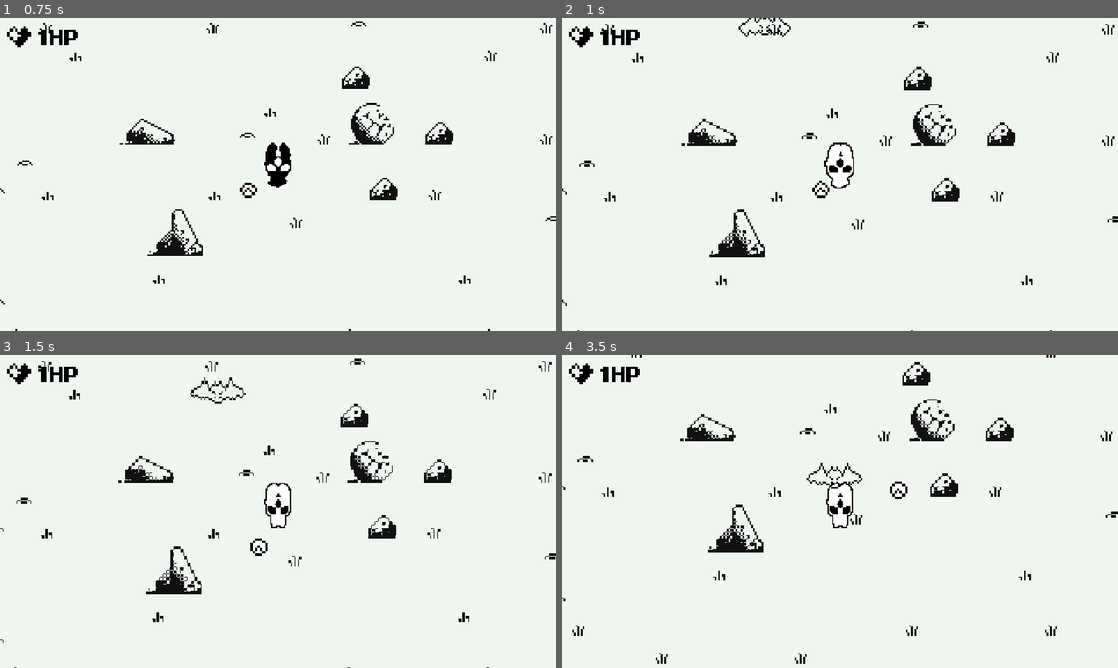
Above: before the commit, frames 1-4 (two rows, left to right).
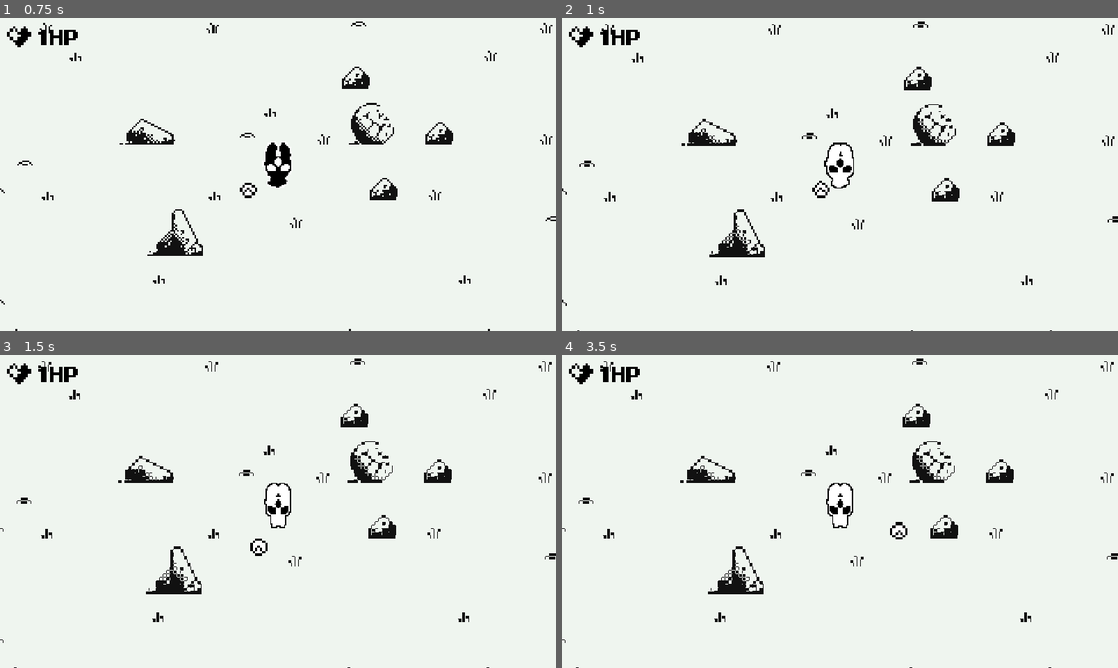
Above: after the commit, the same moments.

Repository: barssbekk/motherBaby
Game: Godot game, scene res://game.tscn
The game is run twice, just before and just after one commit, with the same random seed, the same clock (stepped at 60 frames per second) and the same inputs.
Inputs:
- Up to frame 1 (0.75 s): hold Right (arrow_right) from 0.53 s (still down)
- Up to frame 2 (1 s): keep holding Right (arrow_right)
- Up to frame 3 (1.5 s): release Right (arrow_right) at 1.28 s; hold Down (arrow_down) from 1.28 s (still down)
- Up to frame 4 (3.5 s): release Down (arrow_down) at 2.03 s; hold Right (arrow_right) 2.03-2.78 s; hold Up (arrow_up) from 2.78 s (still down)

Frame 1 is identical in both runs. In frame 2, 0.1% of the frame differs, in the area x 31-42%, y 0-6%; in frame 3, 0.1%; in frame 4, 4.4%, in the area x 0-100%, y 0-100%.

Commit message:
distance logic

Diff:
--- a/game.tscn
+++ b/game.tscn
@@ -278,6 +278,11 @@
 scale = Vector2(0.748071, 0.68852)
 zoom = Vector2(1.5, 1.5)
 
+[node name="Mob" parent="." instance=ExtResource("5_6v7r2")]
+z_index = 5
+position = Vector2(-79, -199)
+collision_mask = 2
+
 [node name="Baby" parent="." instance=ExtResource("2_2kw0m")]
 z_index = 3
 position = Vector2(29, -44)
@@ -288,8 +293,3 @@
 tile_set = SubResource("TileSet_qotdw")
 
 [node name="UI" parent="." instance=ExtResource("4_vymbv")]
-
-[node name="Mob" parent="." instance=ExtResource("5_6v7r2")]
-z_index = 5
-position = Vector2(-2, -173)
-collision_mask = 2
--- a/scenes/baby.tscn
+++ b/scenes/baby.tscn
@@ -71,6 +71,6 @@
 scale = Vector2(1.42857, 1.42857)
 sprite_frames = SubResource("SpriteFrames_hxlul")
 autoplay = "default"
-frame_progress = 0.980927
+frame_progress = 0.963818
 
 [connection signal="area_entered" from="Area2D" to="." method="_on_area_2d_area_entered"]
--- a/scenes/bat.tscn
+++ b/scenes/bat.tscn
@@ -1,70 +1,87 @@
-[gd_scene load_steps=16 format=3 uid="uid://dpab547p7yqk4"]
+[gd_scene load_steps=21 format=3 uid="uid://dpab547p7yqk4"]
 
-[ext_resource type="Texture2D" uid="uid://ck8gtit43m881" path="res://assets/sprites/enemy_bat_fangs2.png" id="1_cqgww"]
 [ext_resource type="Script" path="res://scripts/bat.gd" id="1_hpmyh"]
+[ext_resource type="Texture2D" uid="uid://nexgo6ummtnc" path="res://assets/sprites/enemy_bat_fangs_fixed.png" id="3_8ecao"]
+[ext_resource type="Texture2D" uid="uid://bfcols53tlcg0" path="res://assets/sprites/enemy_bat_fixed.png" id="3_s6gax"]
 
-[sub_resource type="AtlasTexture" id="AtlasTexture_xggnc"]
-atlas = ExtResource("1_cqgww")
+[sub_resource type="AtlasTexture" id="AtlasTexture_mohwa"]
+atlas = ExtResource("3_8ecao")
 region = Rect2(0, 64, 32, 32)
 
-[sub_resource type="AtlasTexture" id="AtlasTexture_fg5mr"]
-atlas = ExtResource("1_cqgww")
+[sub_resource type="AtlasTexture" id="AtlasTexture_i85k8"]
+atlas = ExtResource("3_8ecao")
 region = Rect2(32, 64, 32, 32)
 
-[sub_resource type="AtlasTexture" id="AtlasTexture_3i7x8"]
-atlas = ExtResource("1_cqgww")
+[sub_resource type="AtlasTexture" id="AtlasTexture_1qvgu"]
+atlas = ExtResource("3_8ecao")
 region = Rect2(64, 64, 32, 32)
 
-[sub_resource type="AtlasTexture" id="AtlasTexture_d8hok"]
-atlas = ExtResource("1_cqgww")
+[sub_resource type="AtlasTexture" id="AtlasTexture_rmvc3"]
+atlas = ExtResource("3_8ecao")
 region = Rect2(96, 64, 32, 32)
 
-[sub_resource type="AtlasTexture" id="AtlasTexture_tw87q"]
-atlas = ExtResource("1_cqgww")
+[sub_resource type="AtlasTexture" id="AtlasTexture_qmy6x"]
+atlas = ExtResource("3_8ecao")
 region = Rect2(0, 0, 32, 32)
 
-[sub_resource type="AtlasTexture" id="AtlasTexture_jfa7m"]
-atlas = ExtResource("1_cqgww")
+[sub_resource type="AtlasTexture" id="AtlasTexture_dvf81"]
+atlas = ExtResource("3_8ecao")
 region = Rect2(32, 0, 32, 32)
 
-[sub_resource type="AtlasTexture" id="AtlasTexture_r43vw"]
-atlas = ExtResource("1_cqgww")
+[sub_resource type="AtlasTexture" id="AtlasTexture_enjir"]
+atlas = ExtResource("3_8ecao")
 region = Rect2(64, 0, 32, 32)
 
-[sub_resource type="AtlasTexture" id="AtlasTexture_t2adu"]
-atlas = ExtResource("1_cqgww")
+[sub_resource type="AtlasTexture" id="AtlasTexture_scb5l"]
+atlas = ExtResource("3_8ecao")
 region = Rect2(96, 0, 32, 32)
 
-[sub_resource type="AtlasTexture" id="AtlasTexture_ilx25"]
-atlas = ExtResource("1_cqgww")
+[sub_resource type="AtlasTexture" id="AtlasTexture_sthqq"]
+atlas = ExtResource("3_s6gax")
 region = Rect2(0, 32, 32, 32)
 
-[sub_resource type="AtlasTexture" id="AtlasTexture_nq0sd"]
-atlas = ExtResource("1_cqgww")
+[sub_resource type="AtlasTexture" id="AtlasTexture_xix88"]
+atlas = ExtResource("3_s6gax")
 region = Rect2(32, 32, 32, 32)
 
-[sub_resource type="AtlasTexture" id="AtlasTexture_arie6"]
-atlas = ExtResource("1_cqgww")
+[sub_resource type="AtlasTexture" id="AtlasTexture_kjpj2"]
+atlas = ExtResource("3_s6gax")
 region = Rect2(64, 32, 32, 32)
 
-[sub_resource type="AtlasTexture" id="AtlasTexture_bxq5w"]
-atlas = ExtResource("1_cqgww")
+[sub_resource type="AtlasTexture" id="AtlasTexture_oo46g"]
+atlas = ExtResource("3_s6gax")
+region = Rect2(96, 32, 32, 32)
+
+[sub_resource type="AtlasTexture" id="AtlasTexture_6t838"]
+atlas = ExtResource("3_8ecao")
+region = Rect2(0, 32, 32, 32)
+
+[sub_resource type="AtlasTexture" id="AtlasTexture_sstg1"]
+atlas = ExtResource("3_8ecao")
+region = Rect2(32, 32, 32, 32)
+
+[sub_resource type="AtlasTexture" id="AtlasTexture_p8opw"]
+atlas = ExtResource("3_8ecao")
+region = Rect2(64, 32, 32, 32)
+
+[sub_resource type="AtlasTexture" id="AtlasTexture_kvfs4"]
+atlas = ExtResource("3_8ecao")
 region = Rect2(96, 32, 32, 32)
 
 [sub_resource type="SpriteFrames" id="SpriteFrames_mb5hf"]
 animations = [{
 "frames": [{
 "duration": 1.0,
-"texture": SubResource("AtlasTexture_xggnc")
+"texture": SubResource("AtlasTexture_mohwa")
 }, {
 "duration": 1.0,
-"texture": SubResource("AtlasTexture_fg5mr")
+"texture": SubResource("AtlasTexture_i85k8")
 }, {
 "duration": 1.0,
-"texture": SubResource("AtlasTexture_3i7x8")
+"texture": SubResource("AtlasTexture_1qvgu")
 }, {
 "duration": 1.0,
-"texture": SubResource("AtlasTexture_d8hok")
+"texture": SubResource("AtlasTexture_rmvc3")
 }],
 "loop": true,
 "name": &"hurt",
@@ -89,19 +106,36 @@
 }, {
 "frames": [{
 "duration": 1.0,
-"texture": SubResource("AtlasTexture_ilx25")
+"texture": SubResource("AtlasTexture_sthqq")
 }, {
 "duration": 1.0,
-"texture": SubResource("AtlasTexture_nq0sd")
+"texture": SubResource("AtlasTexture_xix88")
 }, {
 "duration": 1.0,
-"texture": SubResource("AtlasTexture_arie6")
+"texture": SubResource("AtlasTexture_kjpj2")
 }, {
 "duration": 1.0,
-"texture": SubResource("AtlasTexture_bxq5w")
+"texture": SubResource("AtlasTexture_oo46g")
 }],
 "loop": true,
 "name": &"walk",
+"speed": 6.0
+}, {
+"frames": [{
+"duration": 1.0,
+"texture": SubResource("AtlasTexture_6t838")
+}, {
+"duration": 1.0,
+"texture": SubResource("AtlasTexture_sstg1")
+}, {
+"duration": 1.0,
+"texture": SubResource("AtlasTexture_p8opw")
+}, {
+"duration": 1.0,
+"texture": SubResource("AtlasTexture_kvfs4")
+}],
+"loop": true,
+"name": &"walk_angry",
 "speed": 6.0
 }]
 
@@ -110,5 +144,7 @@
 
 [node name="AnimatedSprite2D" type="AnimatedSprite2D" parent="."]
 sprite_frames = SubResource("SpriteFrames_mb5hf")
-animation = &"walk"
+animation = &"walk_angry"
 autoplay = "idle"
+frame = 2
+frame_progress = 0.349715
--- a/scripts/mob.gd
+++ b/scripts/mob.gd
@@ -1,8 +1,33 @@
 extends CharacterBody2D
 
 @onready var player = get_node("/root/Game/Player")
+@onready var animated_sprite = $bat/AnimatedSprite2D
+var is_chasing = false
 
 func _physics_process(delta: float) -> void:
+
 	var direction = global_position.direction_to(player.global_position)
-	velocity = direction * 40
+	var distance = global_position.distance_to(player.global_position)
+
+	# Handle chasing and movement
+	if distance < 130: # Chasing distance
+		if not is_chasing:
+			is_chasing = true
+			print("Player detected!")
+			animated_sprite.play("walk_angry")
+		velocity = direction * 40
+	else:
+		if is_chasing:
+			is_chasing = false
+			print("Player out the range")
+			animated_sprite.play("idle")
+		velocity = Vector2.ZERO
+
+	if velocity.x > 0:
+		if animated_sprite.flip_h:
+			animated_sprite.flip_h = false
+	elif velocity.x < 0:
+		if not animated_sprite.flip_h:
+			animated_sprite.flip_h = true
+
 	move_and_slide()
--- a/scripts/playerMovement.gd
+++ b/scripts/playerMovement.gd
@@ -30,11 +30,13 @@
 		velocity = character_direction.normalized() * movement_speed
 		if $AnimatedSprite2D.animation != "run":
 			$AnimatedSprite2D.play("run")
+
 	else:
 		velocity = Vector2.ZERO
 		if $AnimatedSprite2D.animation != "idle":
 			$AnimatedSprite2D.play("idle")
 
+
 	move_and_slide()
 
 func _on_animation_finished():
Not shown, added: assets/sounds/Ambience Day (Gj).wav.import
Not shown, added: assets/sounds/Armor break.wav.import
Not shown, added: assets/sounds/Calm NPC Voice.wav.import
Not shown, added: assets/sounds/Dagger Basic Attack Combo.wav.import
Not shown, added: assets/sounds/Footsteps Loop 1 (Rpg).wav.import
Not shown, added: assets/sounds/Footsteps Loop 2 (Rpg).wav.import
Not shown, added: assets/sounds/Footsteps Loop 3 (Rpg).wav.import
Not shown, added: assets/sounds/Footsteps Loop Together (Rpg).wav.import
Not shown, added: assets/sounds/Monster death (Rpg).wav.import
Not shown, added: assets/sounds/UI Close.wav.import
Not shown, added: assets/sounds/UI Open.wav.import
Not shown, added: assets/sounds/Walk_Alt03.wav.import
(and 23 more such lines)
